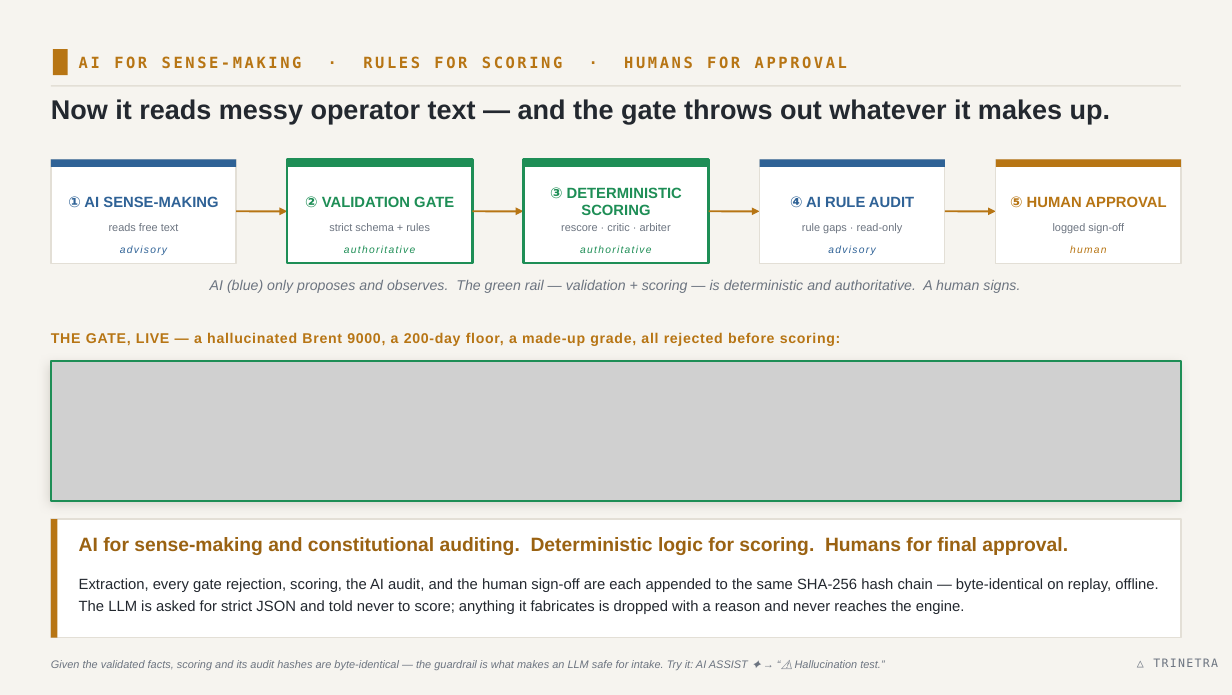
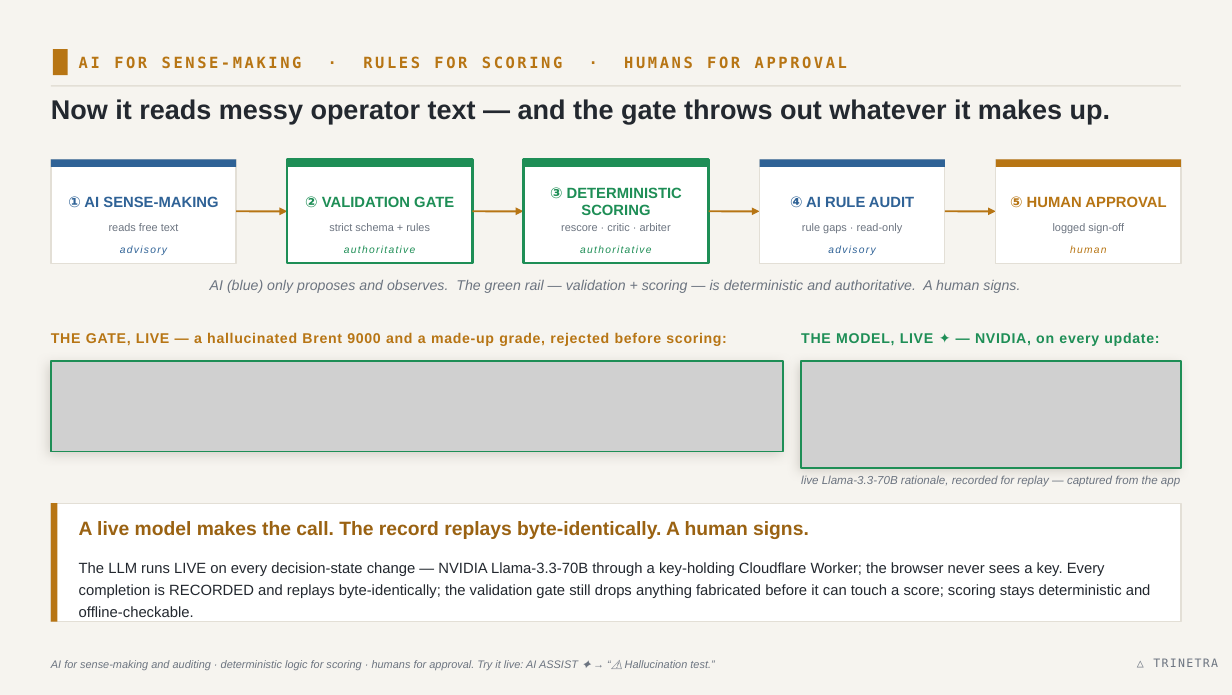
Before and after one commit to banthia14aman/ET-Hackathon, a slide deck: slide 8 of TRINETRA_Deck_Light.pptx. Drawn at 1232x695 pixels with LibreOffice and Linux fonts; fonts in the diff are those of the drawing; grey boxes stand for pictures. Boxes give left, top, right and bottom in pixels: in the first picture for what was removed or moved away, otherwise in the second. Text is boxed around its words. In the diff, an @@ line names an element or a change of style, - is before the commit and + after.

```diff
--- a/TRINETRA_Deck_Light.pptx
+++ b/TRINETRA_Deck_Light.pptx
@@ text at box(51, 332, 726, 346): text changed @@
-THE GATE, LIVE — a hallucinated Brent 9000, a 200-day floor, a made-up grade, all rejected before scoring:
+THE GATE, LIVE — a hallucinated Brent 9000 and a made-up grade, rejected before scoring:
@@ text added at box(801, 332, 1159, 346), 11 pt, text #1E8E56, bold @@
+THE MODEL, LIVE ✦ — NVIDIA, on every update:
@@ picture: place and size @@
-picture at box(51, 361, 1181, 500)
+picture at box(51, 361, 783, 451)
@@ rectangle: place and size @@
-rectangle at box(51, 361, 1181, 500)
+rectangle at box(51, 361, 783, 451)
@@ rectangle: place and size @@
-rectangle at box(51, 361, 1181, 500)
+rectangle at box(51, 361, 783, 451)
@@ rectangle added at box(801, 361, 1181, 468), fill #FFFFFF @@
@@ picture added at box(801, 361, 1181, 468) @@
@@ rectangle added at box(801, 361, 1181, 468), outline #1E8E56 1.5 pt @@
@@ text added at box(801, 475, 1180, 487), 9 pt, text #6C7480, italic @@
+live Llama-3.3-70B rationale, recorded for replay — captured from the app
@@ rectangle: place and size @@
-rectangle at box(51, 519, 1181, 637)
+rectangle at box(51, 503, 1181, 622)
@@ rectangle: place and size @@
-rectangle at box(51, 519, 57, 637)
+rectangle at box(51, 503, 57, 622)
@@ text removed at box(79, 537, 1068, 555) @@
-AI for sense-making and constitutional auditing. Deterministic logic for scoring. Humans for final approval.
@@ text added at box(79, 521, 809, 539), 15 pt, text #9A6212, bold @@
+A live model makes the call. The record replays byte-identically. A human signs.
@@ text added at box(79, 562, 1151, 617), 11.5 pt, text #23282F @@
+The LLM runs LIVE on every decision-state change — NVIDIA Llama-3.3-70B through a key-holding Cloudflare Worker; the browser never sees a key. Every completion is RECORDED and replays byte-identically; the validation gate still drops anything fabricated before it can touch a score; scoring stays deterministic and offline-checkable.
@@ text removed at box(79, 578, 1158, 614) @@
-Extraction, every gate rejection, scoring, the AI audit, and the human sign-off are each appended to the same SHA-256 hash chain — byte-identical on replay, offline. The LLM is asked for strict JSON and told never to score; anything it fabricates is dropped with a reason and never reaches the engine.
@@ text at box(51, 660, 714, 670): text changed @@
-Given the validated facts, scoring and its audit hashes are byte-identical — the guardrail is what makes an LLM safe for intake. Try it: AI ASSIST ✦ → “⚠ Hallucination test.”
+AI for sense-making and auditing · deterministic logic for scoring · humans for approval. Try it live: AI ASSIST ✦ → “⚠ Hallucination test.”
```
Also in this commit, not shown: 3 other slides changed, 4 other files.
